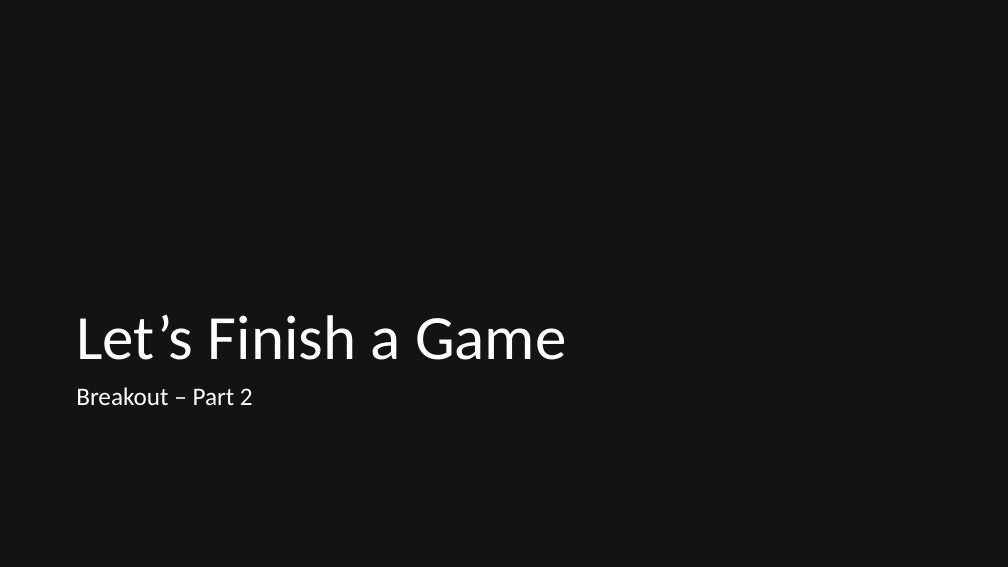
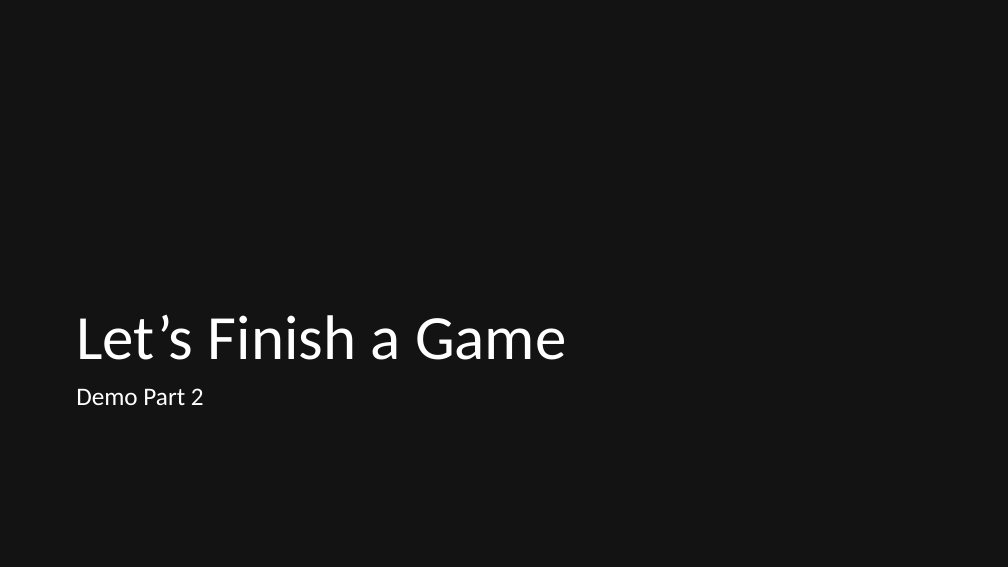
Before and after one commit to quandtm/UnitySTWorkshop, a slide deck: slide 37 of ST_Unity_101.pptx (slide 35 before the commit). Drawn at 1008x567 pixels with LibreOffice and Linux fonts; fonts in the diff are those of the drawing. Boxes give left, top, right and bottom in pixels: in the first picture for what was removed or moved away, otherwise in the second. Text is boxed around its words. In the diff, an @@ line names an element or a change of style, - is before the commit and + after.

```diff
--- a/ST_Unity_101.pptx
+++ b/ST_Unity_101.pptx
@@ text at (76, 388, 204, 405): text changed @@
-Breakout – Part 2
+Demo Part 2
```
Also in this commit, not shown: 1 other slide changed, 2 slides added.
